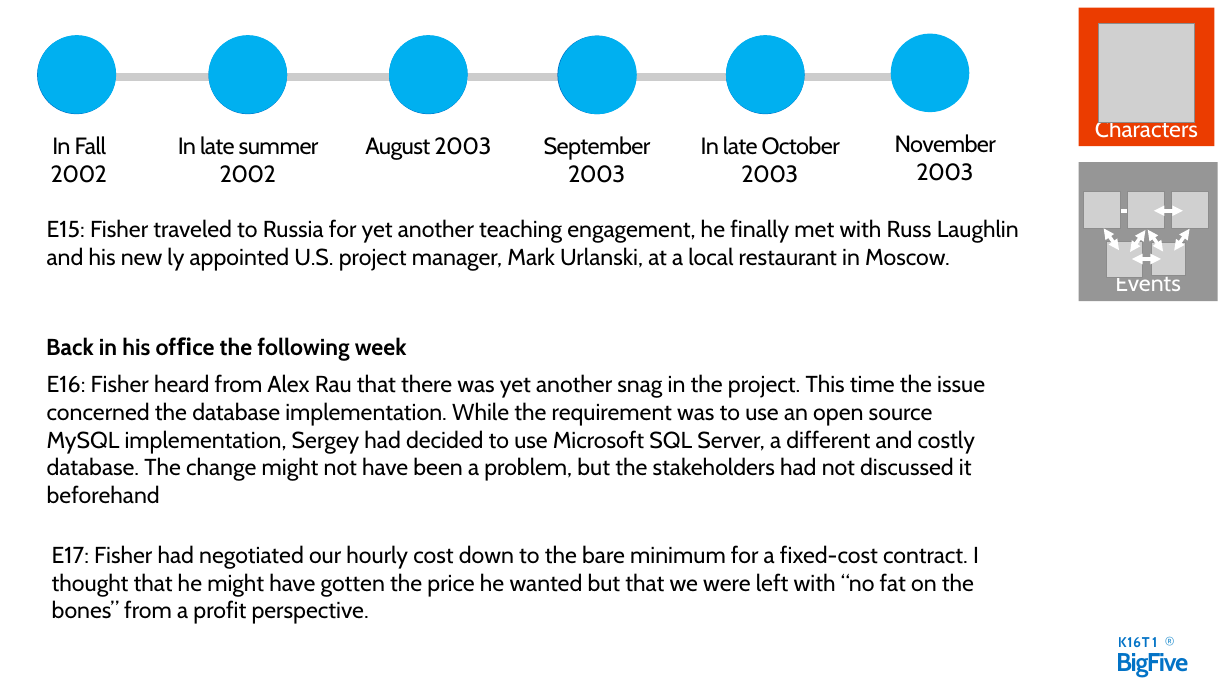
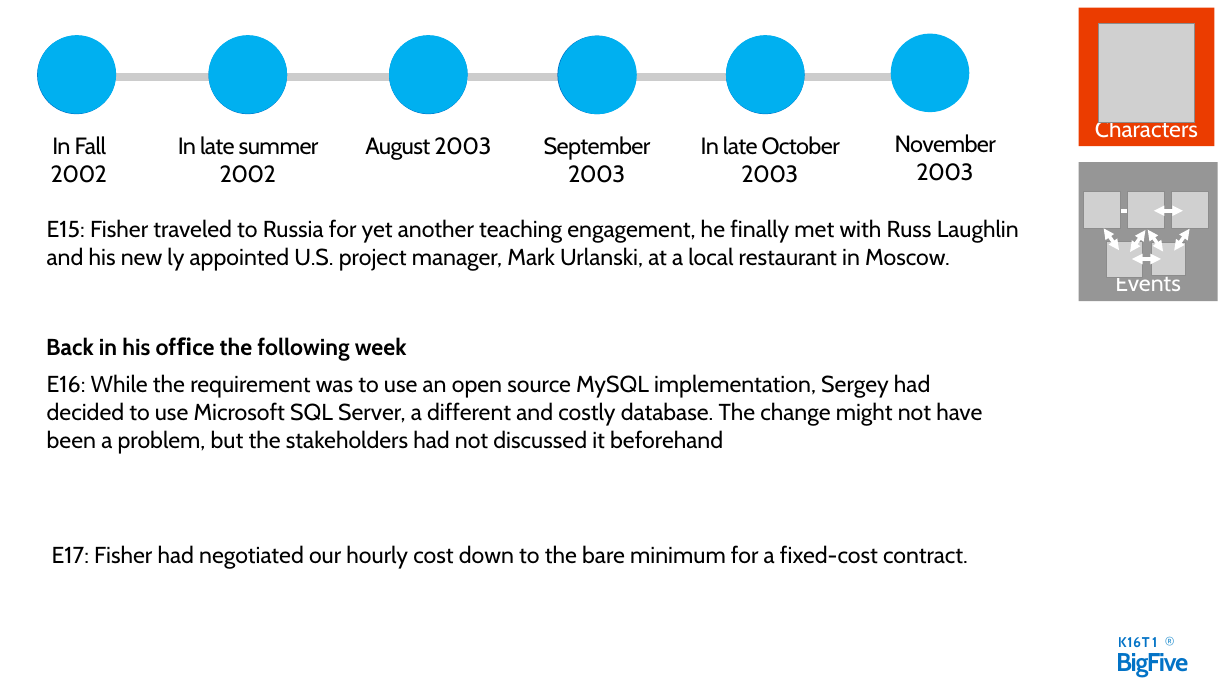
Before and after one commit to daotk/cdkpt, a slide deck: slide 15 of SPQM/Team Assignment/Team Assignment 01/big5.pptx. Drawn at 1232x693 pixels with LibreOffice and Linux fonts; fonts in the diff are those of the drawing; grey boxes stand for pictures. Boxes give left, top, right and bottom in pixels: in the first picture for what was removed or moved away, otherwise in the second. Text is boxed around its words. In the diff, an @@ line names an element or a change of style, - is before the commit and + after.

```diff
--- a/SPQM/Team Assignment/Team Assignment 01/big5.pptx
+++ b/SPQM/Team Assignment/Team Assignment 01/big5.pptx
@@ text at (47,374,982,454): text changed @@
-E16: Fisher heard from Alex Rau that there was yet another snag in the project. This time the issue concerned the database implementation. While the requirement was to use an open source MySQL implementation, Sergey had decided to use Microsoft SQL Server, a different and costly database. The change might not have been a problem, but the stakeholders had not discussed it beforehand
+E16: While the requirement was to use an open source MySQL implementation, Sergey had decided to use Microsoft SQL Server, a different and costly database. The change might not have been a problem, but the stakeholders had not discussed it beforehand
@@ text at (52,545,968,569): text changed @@
-E17: Fisher had negotiated our hourly cost down to the bare minimum for a fixed-cost contract. I thought that he might have gotten the price he wanted but that we were left with “no fat on the bones” from a profit perspective.
+E17: Fisher had negotiated our hourly cost down to the bare minimum for a fixed-cost contract.
```
Also in this commit, not shown: 4 other slides changed.
